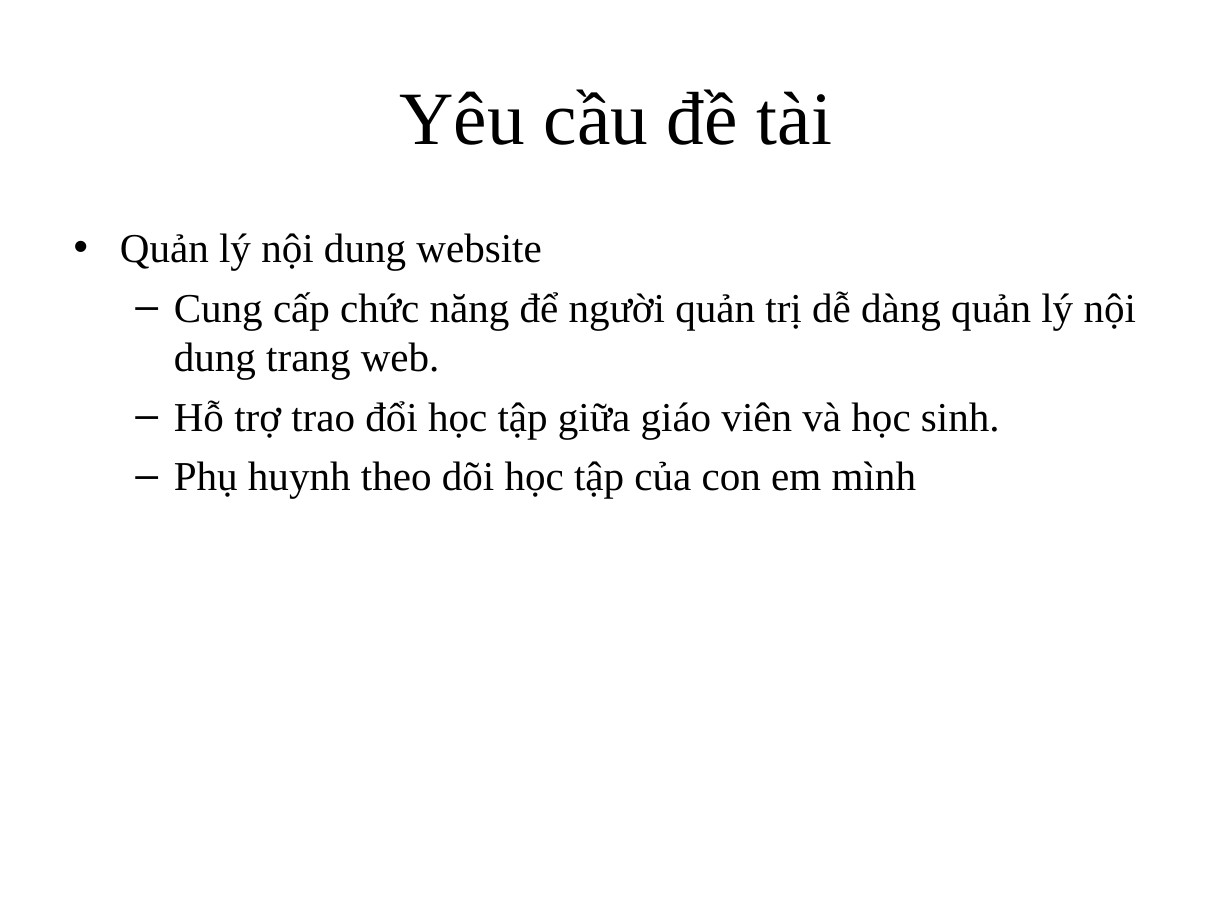
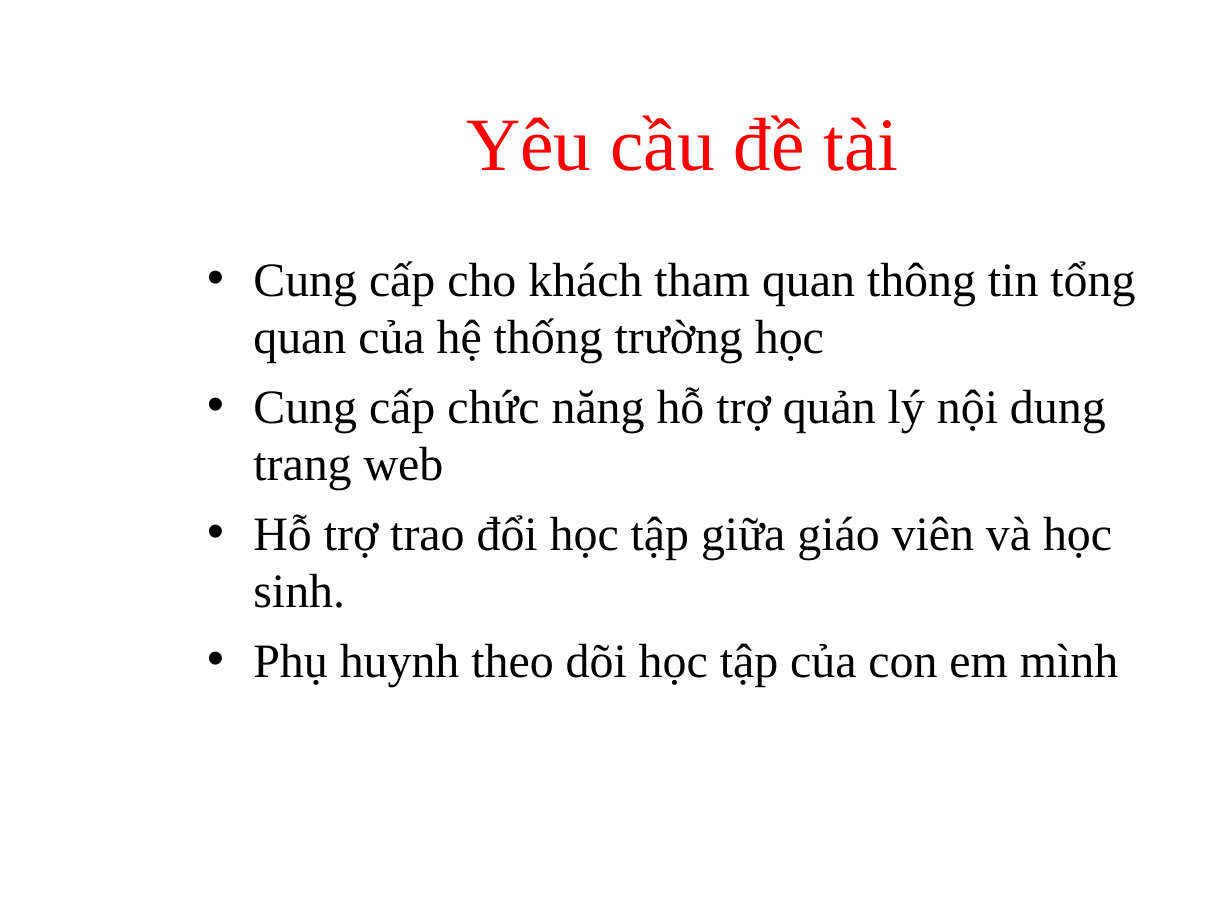
Before and after one commit to btnguyen2k/hsms, a slide deck: slide 2 of HSMS/Resources/baocaophanbien.ppt. Drawn at 1232x924 pixels with LibreOffice and Linux fonts; fonts in the diff are those of the drawing; background and template pictures are left out. Boxes give left, top, right and bottom in pixels: in the first picture for what was removed or moved away, otherwise in the second. Text is boxed around its words. In the diff, an @@ line names an element or a change of style, - is before the commit and + after.

```diff
--- a/HSMS/Resources/baocaophanbien.ppt
+++ b/HSMS/Resources/baocaophanbien.ppt
@@ title "Yêu cầu đề tài": place and size @@
-title "Yêu cầu đề tài" at [399, 89, 832, 145]
+title "Yêu cầu đề tài" at [466, 115, 899, 171]
@@ title "Yêu cầu đề tài" at [466, 115, 899, 171]: text colour #000000 to #FF0000 @@
@@ text "Cung cấp cho khách tham ...": place and size @@
-text "Cung cấp cho khách tham ..." at [120, 233, 1136, 498]
+text "Cung cấp cho khách tham ..." at [253, 261, 1135, 687]
@@ text at [253, 261, 1135, 490]: text changed; size 24 to 28 pt @@
-• Quản lý nội dung website
-  – Cung cấp chức năng để người quản trị dễ dàng quản lý nội dung trang web.
+• Cung cấp cho khách tham quan thông tin tổng quan của hệ thống trường học
+• Cung cấp chức năng hỗ trợ quản lý nội dung trang web
@@ text at [253, 514, 1118, 687]: size 24 to 28 pt in "Hỗ trợ trao đổi học tập giữa ...", "Phụ huynh theo dõi học tập của ..."; bullet – to •; list level 2 to 1 in "Hỗ trợ trao đổi học ..."; list level 2 to 1 in "Phụ huynh theo dõi học ..." @@
```
Also in this commit, not shown: 7 other slides changed, 12 slides added, 12 slides removed, 2 other files.
